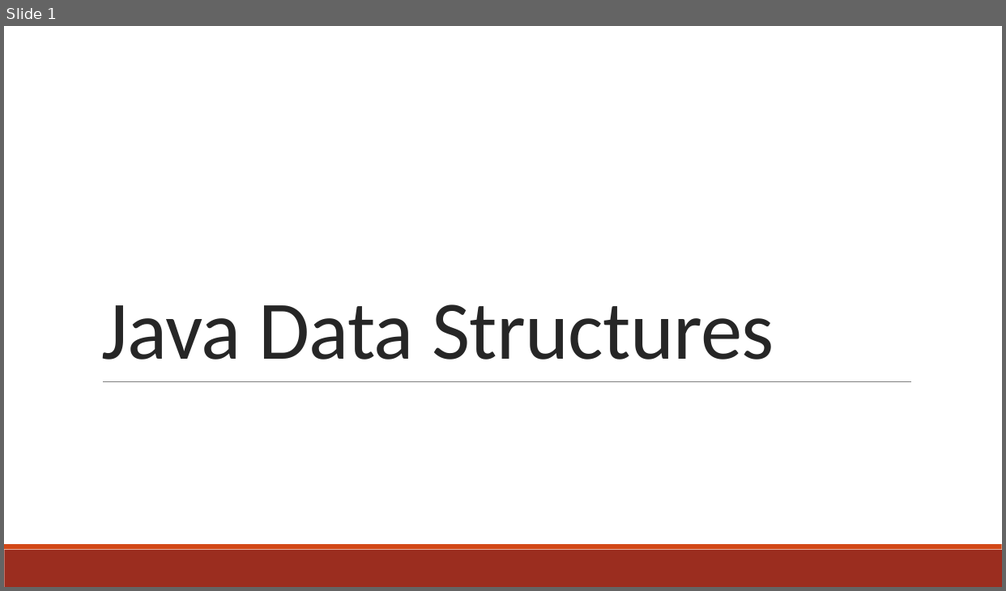
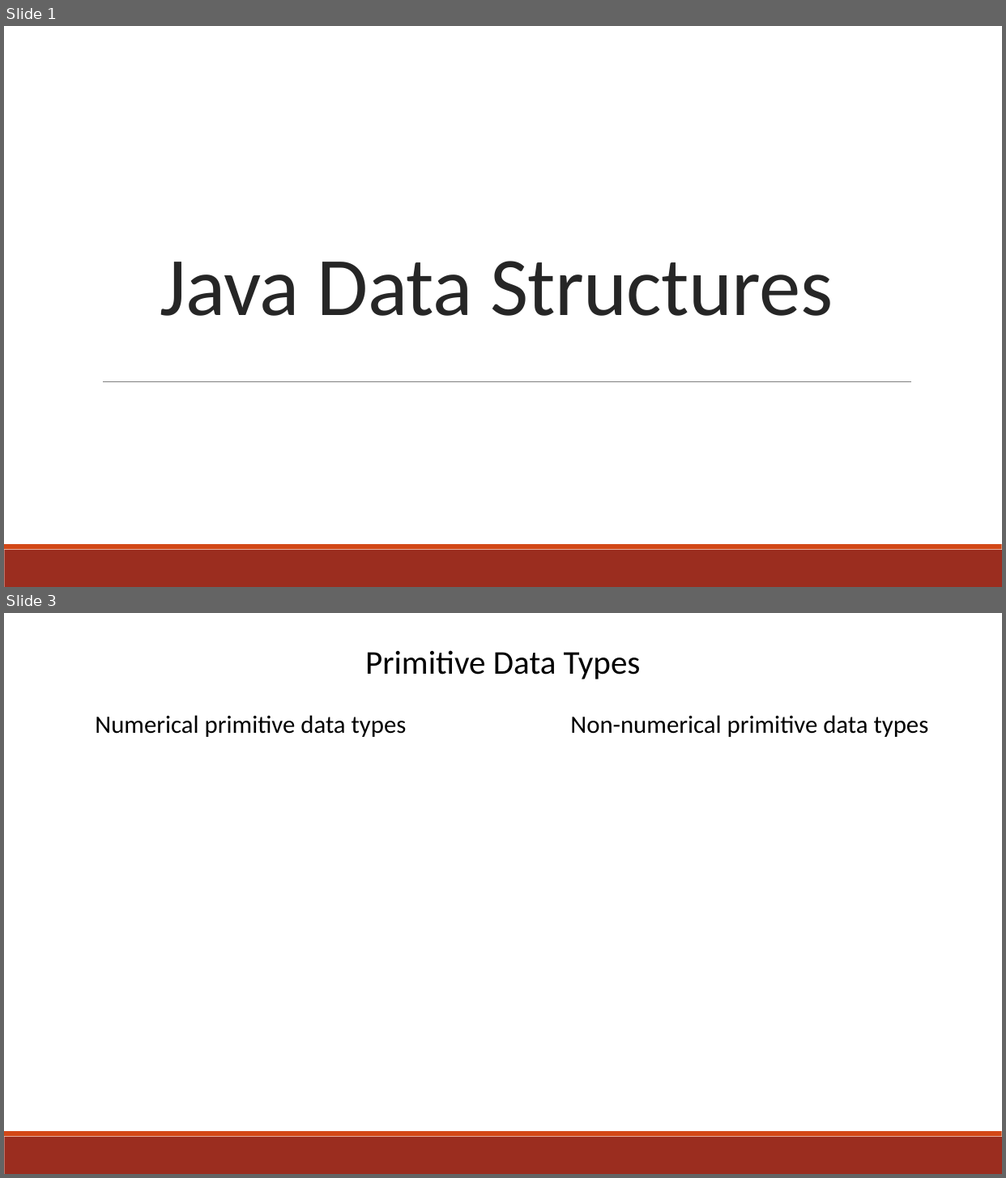
Before and after one commit to Ramin2005/Java-Advanced-Programming, a slide deck: Data Structures/Data Structures.PPTX. Shown one above the other, each under a label of ours: slide 1 before the commit, slides 1 and 3 after it; the slides between them are not shown. The pictures are 1006x591 and 1006x1178 pixels, drawn with LibreOffice and Linux fonts; fonts in the diff are those of the drawing. Boxes give left, top, right and bottom in pixels: in the first picture for what was removed or moved away, otherwise in the second. Text is boxed around its words. In the diff, an @@ line names an element or a change of style, - is before the commit and + after.

```diff
--- a/Data Structures/Data Structures.PPTX
+++ b/Data Structures/Data Structures.PPTX
@@ slide 3 added at (x1=4, y1=613, x2=1002, y2=1174), background #FFFFFF; not listed: 2 template elements that a slide beside it also shows @@
@@ text added at (x1=365, y1=650, x2=641, y2=679), 32 pt, text #000000 @@
+Primitive Data Types
@@ text added at (x1=95, y1=715, x2=407, y2=737), 24 pt, text #000000 @@
+Numerical primitive data types
@@ text added at (x1=570, y1=715, x2=929, y2=737), 24 pt, text #000000 @@
+Non-numerical primitive data types
@@ slide 1 changed as well @@
@@ title "Java Data Structures" at (x1=160, y1=261, x2=833, y2=316): alignment left to centre @@
```
Also in this commit, not shown: 1 other slide added, 1 slide removed, 1 other file.
